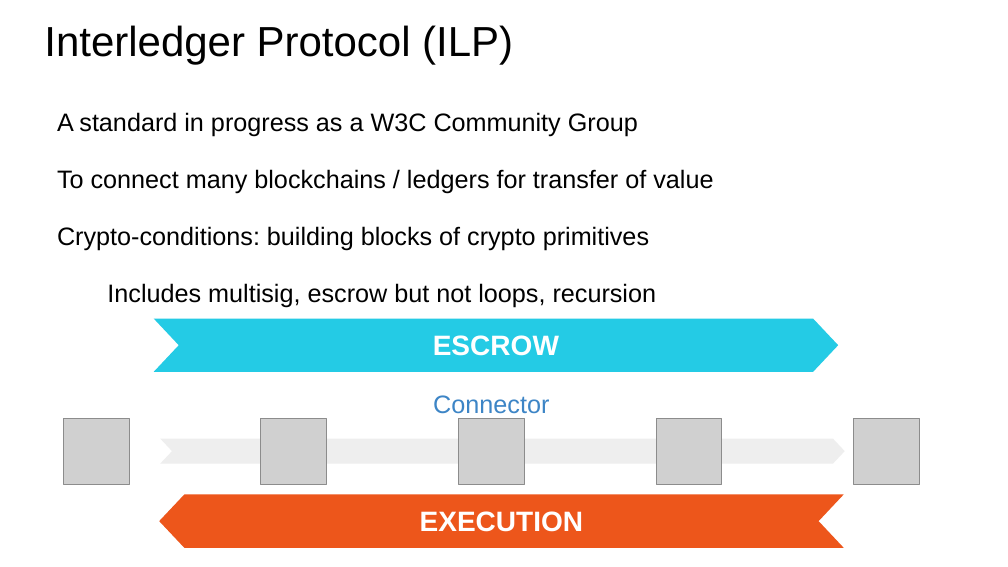
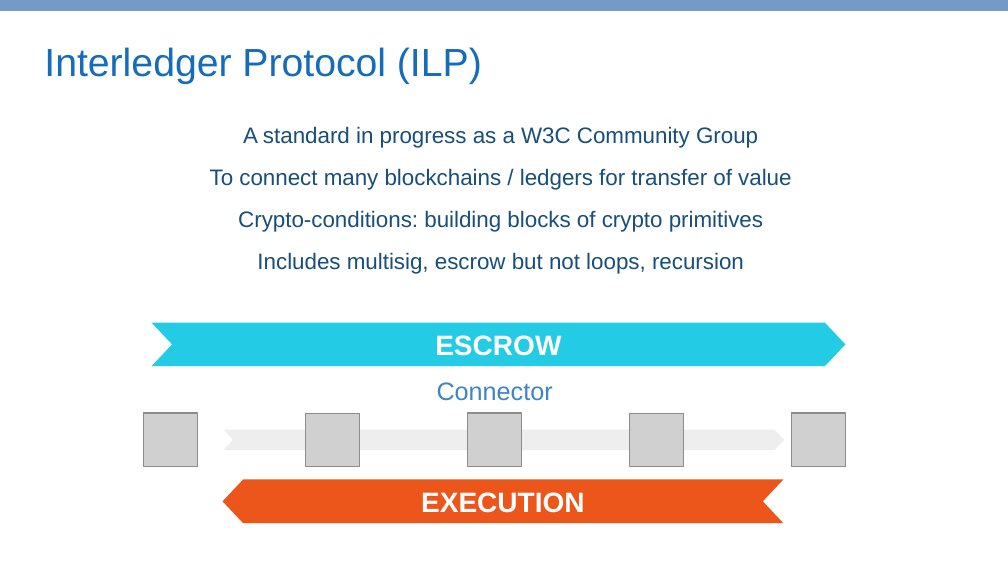
Before and after one commit to COALAIP/specs, a slide deck: slide 12 of presentations/COALA IP - short.pptx. Drawn at 1008x567 pixels with LibreOffice and Linux fonts; fonts in the diff are those of the drawing; grey boxes stand for pictures. Boxes give left, top, right and bottom in pixels: in the first picture for what was removed or moved away, otherwise in the second. Text is boxed around its words. In the diff, an @@ line names an element or a change of style, - is before the commit and + after.

```diff
--- a/presentations/COALA IP - short.pptx
+++ b/presentations/COALA IP - short.pptx
@@ rectangle added at box(0, 0, 1008, 11), fill #749BC6 @@
@@ title "Interledger Protocol (ILP)": place and size @@
-title "Interledger Protocol (ILP)" at box(44, 25, 513, 65)
+title "Interledger Protocol (ILP)" at box(44, 47, 482, 84)
@@ title "Interledger Protocol (ILP)" at box(44, 47, 482, 84): size 30 to 28 pt, text colour #000000 to #166CBC @@
@@ text "A standard in progress as ...": place and size @@
-text "A standard in progress as ..." at box(57, 112, 713, 308)
+text "A standard in progress as ..." at box(210, 126, 791, 274)
@@ text "A standard in progress as ..." at box(210, 126, 791, 274): size 18 to 16 pt, text colour #000000 to #174F7A; alignment left to centre; indent changed; less space between paragraphs @@
@@ chevron "ESCROW": place and size @@
-chevron "ESCROW" at box(153, 319, 838, 372)
+chevron "ESCROW" at box(151, 323, 845, 366)
@@ text "Connector": place and size @@
-text "Connector" at box(433, 395, 549, 419)
+text "Connector" at box(437, 382, 553, 401)
@@ text "Connector" at box(437, 382, 553, 401): vertical alignment top to middle @@
@@ picture: place and size @@
-picture at box(64, 418, 129, 484)
+picture at box(144, 413, 198, 467)
@@ picture: place and size @@
-picture at box(261, 418, 327, 484)
+picture at box(306, 413, 360, 467)
@@ picture: place and size @@
-picture at box(459, 418, 524, 484)
+picture at box(468, 413, 521, 467)
@@ picture: place and size @@
-picture at box(656, 418, 722, 484)
+picture at box(630, 413, 683, 467)
@@ picture: place and size @@
-picture at box(854, 418, 919, 484)
+picture at box(791, 413, 845, 467)
@@ chevron: place and size @@
-chevron at box(160, 438, 845, 464)
+chevron at box(224, 429, 784, 450)
@@ chevron "EXECUTION": place and size @@
-chevron "EXECUTION" at box(159, 495, 844, 548)
+chevron "EXECUTION" at box(223, 480, 783, 523)
```
Also in this commit, not shown: 21 other slides changed, 1 other file.
